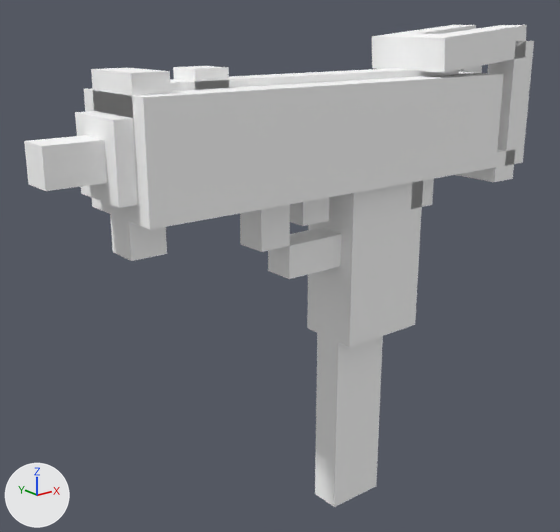
What one commit did to the OBJ model crafting-dead-core/src/main/resources/assets/craftingdead/models/gun/mac10.obj.
The view is the same before and after, from a camera (50 mm lens) standing at (-1.346, -1.155, 1.56) and looking at (-0.459, -0.046, 1.116). Lighting does not change. The marker at lower left points along +X, +Y and +Z. Where no turn or scale is listed for an object, it has been applied to the vertices.

The first picture shows 'Shape1', 'Shape12', 'Shape14', 'Shape16', 'Shape18', 'Shape19', 'Shape2', 'Shape3', 'Shape4', 'Shape5', 'Shape7', 'Shape8'.
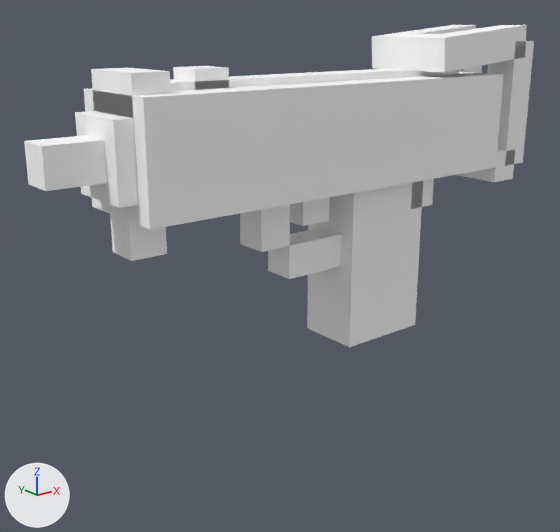
The newer file is also turned or shifted as a whole; pictures and numbers use the older file's frame.

The change, as a diff of the scene's bpy script:
```diff
--- a/crafting-dead-core/src/main/resources/assets/craftingdead/models/gun/mac10.obj.py
+++ b/crafting-dead-core/src/main/resources/assets/craftingdead/models/gun/mac10.obj.py
@@ ob_shape3 @@
-ob_shape3 = bpy.data.objects.new('Shape3', me_shape3)
-ob_shape3.location = (0.0, 0.0, 0.0)
```

Changed parts and their boxes [x1, y1, x2, y2] in the pictures (560 x 532 px):
'Shape3', deleted
    before: [315, 333, 383, 507]
